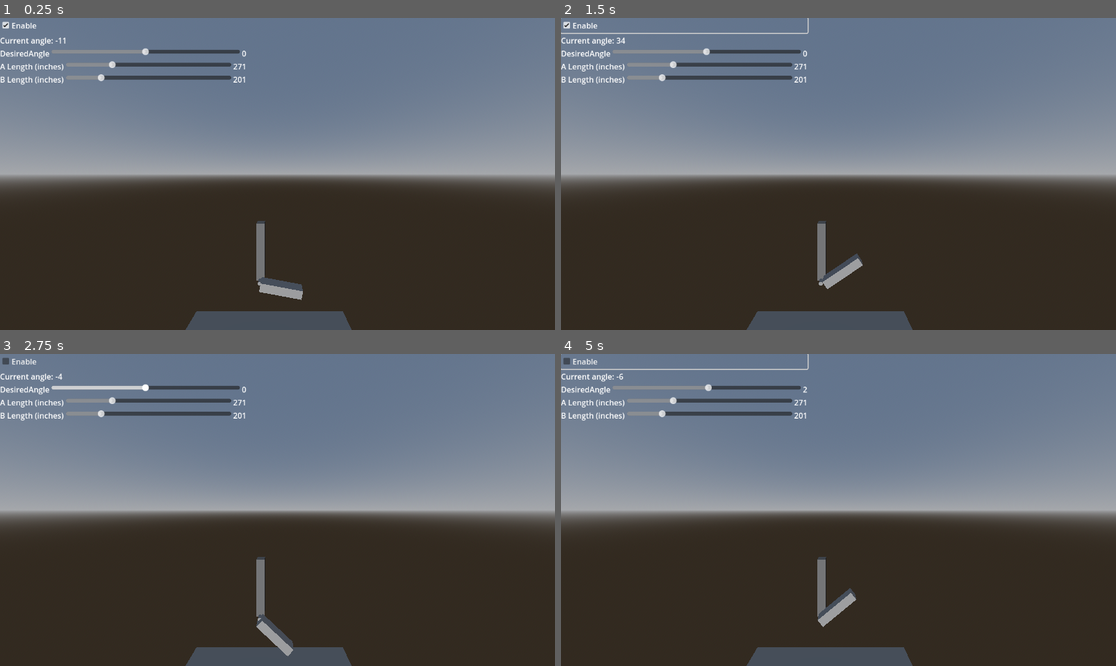
Above: before the commit, frames 1-4 (two rows, left to right).
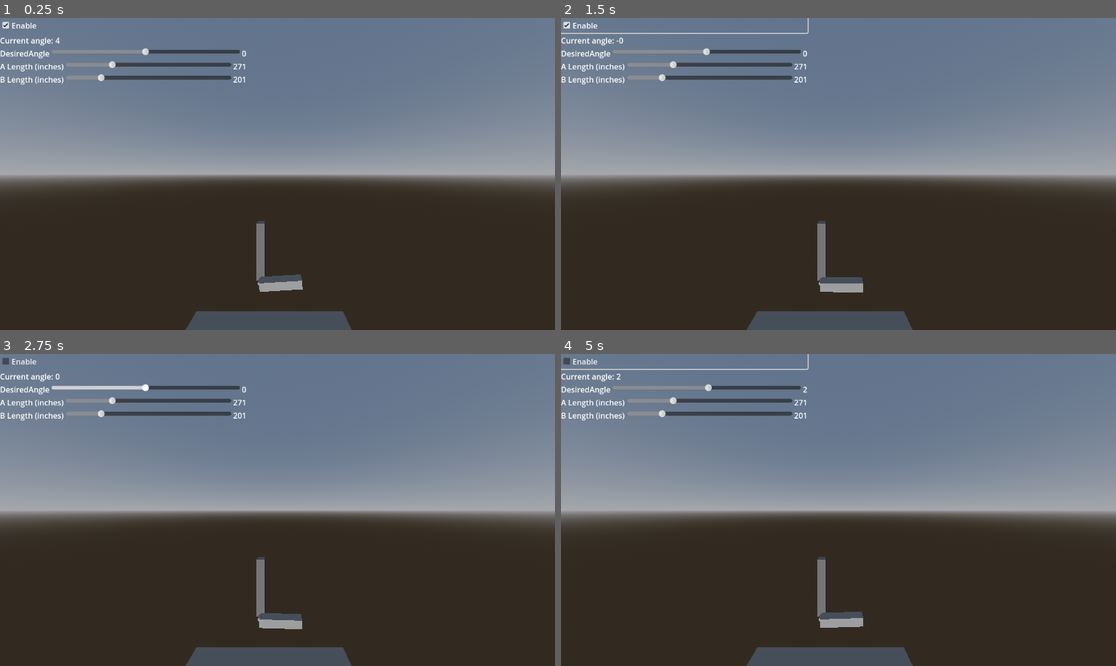
Above: after the commit, the same moments.

Repository: cxw42/godot-wings-demo
Game: Godot game, scene res://top_node_simpler/top_node_simpler.tscn
The game is run twice, just before and just after one commit, with the same random seed, the same clock (stepped at 60 frames per second) and the same inputs.
Inputs:
- Up to frame 1 (0.25 s): no input
- Up to frame 2 (1.5 s): click "Enable" at 0.5 s; tap Enter (ui_accept) at 1.25 s; hold Right (ui_right) from 1.28 s (still down)
- Up to frame 3 (2.75 s): tap Enter (ui_accept) at 1.52, 2.27 s; release Right (ui_right) at 2.03 s; hold Down (ui_down) from 2.03 s (still down)
- Up to frame 4 (5 s): release Down (ui_down) at 2.78 s; hold Right (ui_right) 2.78-3.53 s; hold Up (ui_up) 3.53-4.28 s; tap Enter (ui_accept) at 3.77, 4.52 s; hold Left (ui_left) from 4.28 s (still down)

The runs differ from the first frame. In frame 1, 0.4% of the frame differs, in the area x 10-55%, y 6-91%; in frame 2, 0.6%; in frame 3, 0.6%, in the area x 10-55%, y 6-97%; in frame 4, 0.6%.

Commit message:
Add some damping, Kp, Ki
working better now

Diff:
--- a/top_node_simpler/beam_b.gd
+++ b/top_node_simpler/beam_b.gd
@@ -5,6 +5,10 @@
 var current_angle_label: Label = $"../HUD/Control/VBoxContainer/HBoxContainer/CurrentAngleLabel"
 
 @export var Kp: float = 50
+
+@export var Kd: float = 5
+
+@export var Ki: float = 5
 
 @export var desired_angle: float = 0  ## degrees from X towards Y
 
@@ -20,14 +24,30 @@
 		return
 
 	# Get current angle w.r.t. the X axis.  Negate to get positive rotation around +Z
-	var angle = rad_to_deg(-global_transform.basis.y.signed_angle_to(Vector3.RIGHT, Vector3.BACK))
+	var angle: float = rad_to_deg(
+		-global_transform.basis.y.signed_angle_to(Vector3.RIGHT, Vector3.BACK)
+	)
 	current_angle_label.text = "%.f" % angle
-	var difference = desired_angle - angle
+	var difference: float = desired_angle - angle
 	#prints(angle, difference)
-	var force = Kp * difference
+	var force: float = control_law_(difference)
+	force = clampf(force, -y_force_max, y_force_max)
 	# var force = sin(2*PI*y_freq*Time.get_ticks_msec()/1000)
 	# force = remap(force, -1, 1, y_force_min, y_force_max)
 	#print(force)
-	var direction = -transform.basis.x  # global_transform * (Vector3(0,1,1).normalized())
+	var direction := -transform.basis.x  # global_transform * (Vector3(0,1,1).normalized())
 	apply_central_force(force * direction)
 	#%Arrow.global_transform = Transform3D().rotated(Vector3(0,0,-1), direction.angle_to(Vector3(0,1,0)))
+
+
+var last_error_ := 0.0
+var accum_error_ := 0.0
+
+
+## Return the force to be applied
+func control_law_(error: float) -> float:
+	accum_error_ += error
+	var result := (error * Kp) + ((error - last_error_) * Kd)
+	if abs(accum_error_) > 1:
+		result += accum_error_ * Ki
+	return result
--- a/top_node_simpler/top_node_simpler.tscn
+++ b/top_node_simpler/top_node_simpler.tscn
@@ -26,8 +26,6 @@
 
 [sub_resource type="BoxShape3D" id="BoxShape3D_fifn5"]
 size = Vector3(1, 7, 1)
-
-[sub_resource type="PhysicsMaterial" id="PhysicsMaterial_fifn5"]
 
 [sub_resource type="BoxMesh" id="BoxMesh_sfd0x"]
 size = Vector3(1, 5, 1)
@@ -93,11 +91,11 @@
 
 [node name="B" type="RigidBody3D" parent="."]
 transform = Transform3D(0.43218, 0.901787, 0, -0.901787, 0.43218, 0, 0, 0, 1, 2.26396, 2.57417, 1.01775)
-physics_material_override = SubResource("PhysicsMaterial_fifn5")
 freeze_mode = 1
+angular_damp = 30.0
 script = ExtResource("2_u25px")
-Kp = 100.0
-y_force_max = 300.0
+Kd = 100.0
+Ki = 0.0
 
 [node name="CSGMesh3D" type="CSGMesh3D" parent="B"]
 transform = Transform3D(1, 0, 0, 0, 1, 0, 0, 0, 1, 0, 0, 0.0410719)
Not shown: 1 places in top_node_simpler/top_node_simpler.tscn that only renumber resources
